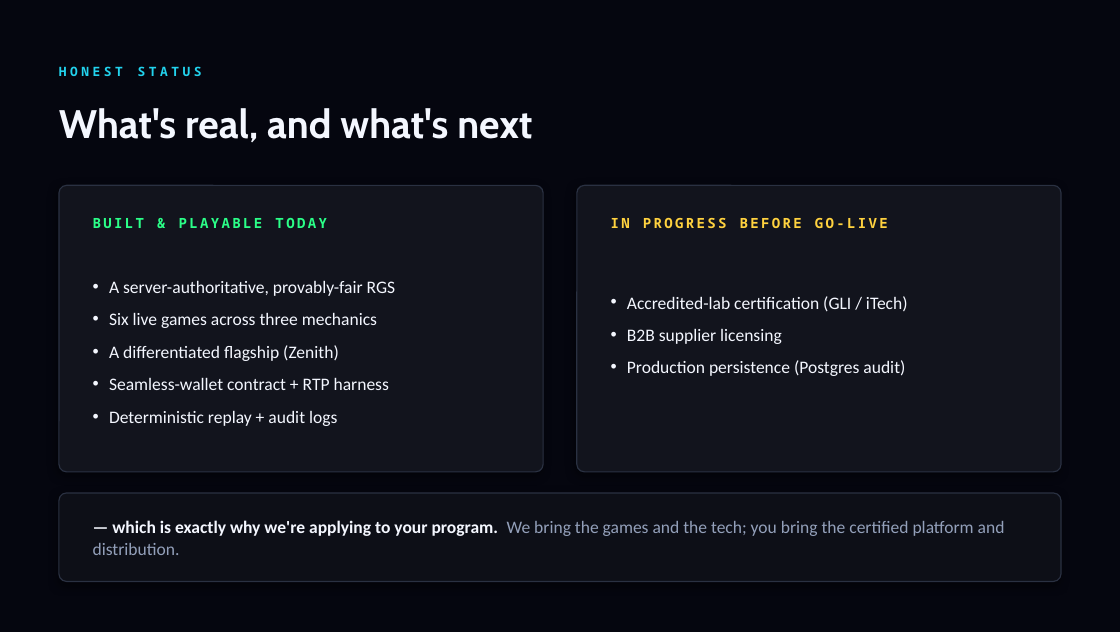
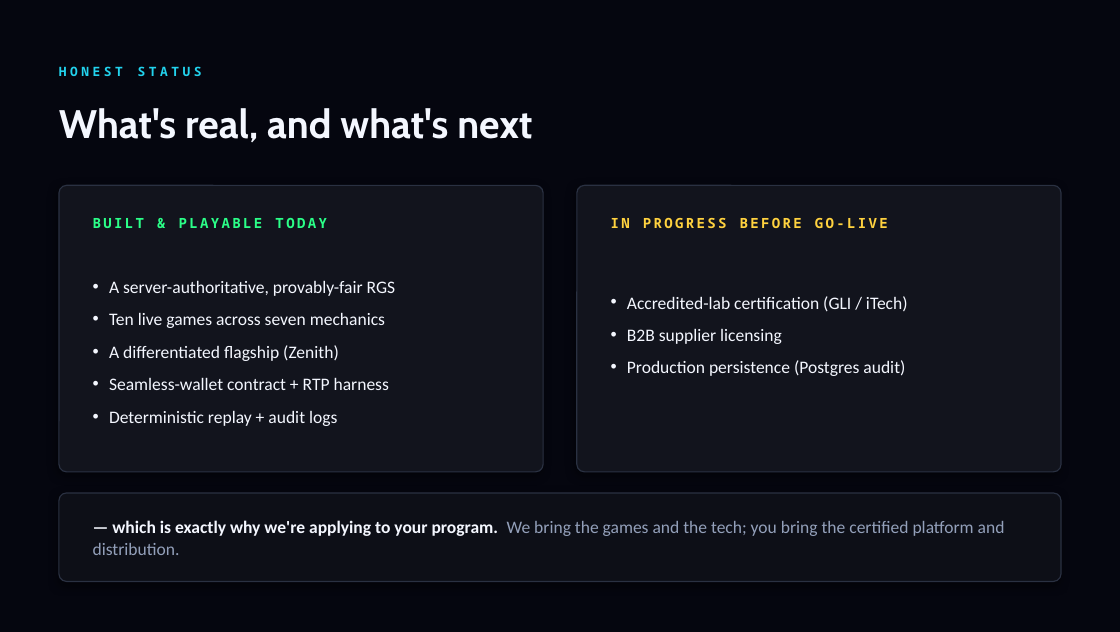
Before and after one commit to itsalizee/clutch-rgs-demo, a slide deck: slide 8 of outreach/programs/Clutch-Studios-Deck.pptx. Drawn at 1120x632 pixels with LibreOffice and Linux fonts; fonts in the diff are those of the drawing. Boxes give left, top, right and bottom in pixels: in the first picture for what was removed or moved away, otherwise in the second. Text is boxed around its words. In the diff, an @@ line names an element or a change of style, - is before the commit and + after.

```diff
--- a/outreach/programs/Clutch-Studios-Deck.pptx
+++ b/outreach/programs/Clutch-Studios-Deck.pptx
@@ text at (109,312,385,328): text changed @@
-• Six live games across three mechanics
+• Ten live games across seven mechanics
```
Also in this commit, not shown: 6 other slides changed, 17 other files.
